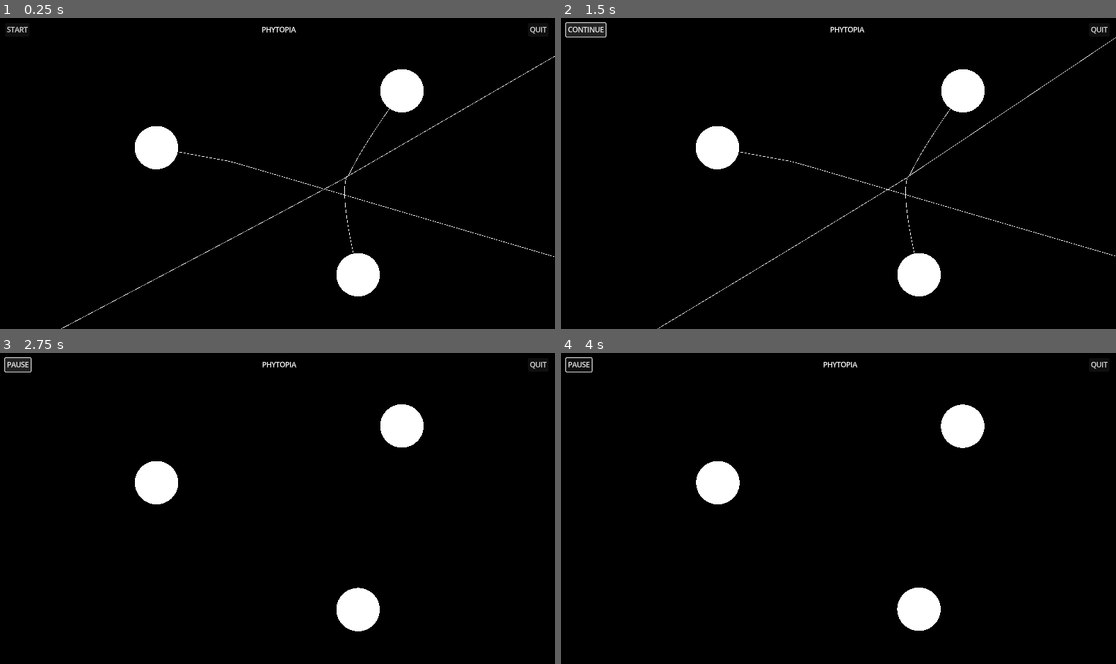
Above: before the commit, frames 1-4 (two rows, left to right).
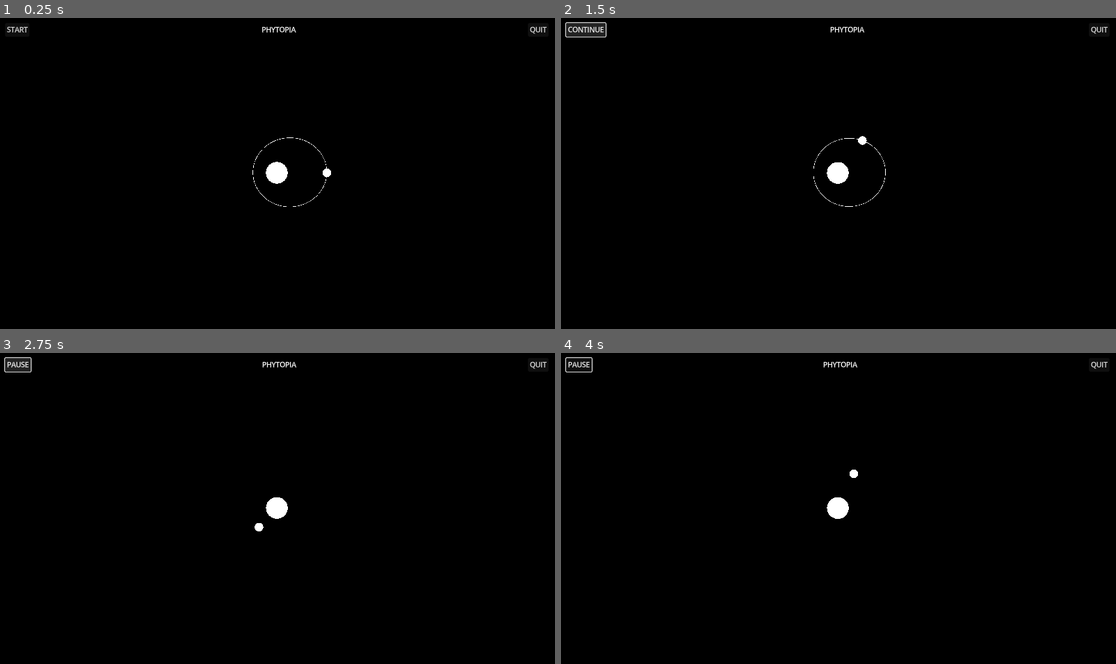
Above: after the commit, the same moments.

Repository: aishenreemo/space-demo
Game: Godot game, scene res://main.tscn
Two runs of this game, one before a commit and one after it. Both use one fixed random seed, a clock stepped at 60 frames per second and the inputs below.
Inputs (mouse positions are in pixels of both pictures, inside the frame that each line leads up to):
- Up to frame 1 (0.25 s): no input
- Up to frame 2 (1.5 s): click "START" at 0.5 s; click "PAUSE" at 1.25 s
- Up to frame 3 (2.75 s): click "CONTINUE" at 2 s
- Up to frame 4 (4 s): move the mouse to (960, 492) at 2.77 s; click (960, 492) at 2.92 s; drag from (727, 524) to (810, 570) at 3.52 s

The runs differ from the first frame. In frame 1, 3.1% of the frame differs, in the area x 11-100%, y 12-100%; in frame 2, 3.1%; in frame 3, 2.8%; in frame 4, 2.8%.

Commit message:
feat: updates

Diff:
--- a/main.tscn
+++ b/main.tscn
@@ -1,76 +1,40 @@
-[gd_scene load_steps=7 format=3 uid="uid://b6iw5po2tlcck"]
+[gd_scene load_steps=6 format=3 uid="uid://b6iw5po2tlcck"]
 
 [ext_resource type="PackedScene" uid="uid://bopkeljeop74l" path="res://scenes/celestial_body.tscn" id="1_cvdfw"]
 [ext_resource type="Script" path="res://scripts/main.gd" id="1_i1j4u"]
-[ext_resource type="Script" path="res://scripts/quit_button.gd" id="2_t8kej"]
-[ext_resource type="Script" path="res://scripts/state_button.gd" id="3_xewh1"]
+[ext_resource type="PackedScene" uid="uid://ltu0oxve8ru" path="res://scenes/canvas_layer.tscn" id="3_iaacc"]
 [ext_resource type="Script" path="res://scripts/camera_2d.gd" id="4_rops6"]
 [ext_resource type="Script" path="res://scripts/simulation.gd" id="4_vb0uj"]
 
 [node name="Main" type="Node2D"]
 script = ExtResource("1_i1j4u")
 
-[node name="Control" type="Control" parent="."]
+[node name="CanvasLayer" parent="." node_paths=PackedStringArray("simulation_node") instance=ExtResource("3_iaacc")]
+visible = false
+simulation_node = NodePath("../Simulation")
+
+[node name="Camera2D" type="Camera2D" parent="."]
 process_mode = 3
-layout_mode = 3
-anchors_preset = 0
-offset_left = -640.0
-offset_top = -360.0
-offset_right = 640.0
-offset_bottom = 360.0
-pivot_offset = Vector2(640, 360)
-
-[node name="MarginContainer" type="MarginContainer" parent="Control"]
-layout_mode = 2
-offset_right = 1280.0
-offset_bottom = 720.0
-theme_override_constants/margin_left = 15
-theme_override_constants/margin_top = 15
-theme_override_constants/margin_right = 15
-theme_override_constants/margin_bottom = 15
-
-[node name="VBoxContainer" type="VBoxContainer" parent="Control/MarginContainer"]
-layout_mode = 2
-
-[node name="HBoxContainer" type="HBoxContainer" parent="Control/MarginContainer/VBoxContainer"]
-layout_mode = 2
-theme_override_constants/separation = 10
-
-[node name="StateButton" type="Button" parent="Control/MarginContainer/VBoxContainer/HBoxContainer"]
-layout_mode = 2
-text = "START"
-script = ExtResource("3_xewh1")
-
-[node name="Title" type="Label" parent="Control/MarginContainer/VBoxContainer/HBoxContainer"]
-layout_mode = 2
-size_flags_horizontal = 3
-text = "PHYTOPIA"
-horizontal_alignment = 1
-
-[node name="QuitButton" type="Button" parent="Control/MarginContainer/VBoxContainer/HBoxContainer"]
-layout_mode = 2
-text = "QUIT"
-script = ExtResource("2_t8kej")
-
-[node name="Camera2D" type="Camera2D" parent="." node_paths=PackedStringArray("control_node")]
-process_mode = 3
+zoom = Vector2(0.5, 0.5)
+limit_left = -40960
+limit_top = -23040
+limit_right = 40960
+limit_bottom = 23040
+position_smoothing_enabled = true
+position_smoothing_speed = 10.0
+editor_draw_limits = true
 script = ExtResource("4_rops6")
-control_node = NodePath("../Control")
 
 [node name="Simulation" type="Node2D" parent="."]
 process_mode = 2
 script = ExtResource("4_vb0uj")
-prediction_duration = 100.0
+prediction_duration = 1.0
 gravitational_constant = 10000.0
 
 [node name="CelestialBody" parent="Simulation" instance=ExtResource("1_cvdfw")]
-position = Vector2(187, 235)
+mass = 20000.0
 
-[node name="CelestialBody3" parent="Simulation" instance=ExtResource("1_cvdfw")]
-position = Vector2(288, -189)
-
-[node name="CelestialBody4" parent="Simulation" instance=ExtResource("1_cvdfw")]
-position = Vector2(-277, -58)
-
-[connection signal="pressed" from="Control/MarginContainer/VBoxContainer/HBoxContainer/StateButton" to="Control/MarginContainer/VBoxContainer/HBoxContainer/StateButton" method="_on_pressed"]
-[connection signal="pressed" from="Control/MarginContainer/VBoxContainer/HBoxContainer/QuitButton" to="Control/MarginContainer/VBoxContainer/HBoxContainer/QuitButton" method="_on_pressed"]
+[node name="CelestialBody2" parent="Simulation" instance=ExtResource("1_cvdfw")]
+position = Vector2(230, 0)
+radius = 20.0
+initial_velocity = Vector2(0, 750)
--- a/project.godot
+++ b/project.godot
@@ -33,10 +33,27 @@
 theme/default_font_multichannel_signed_distance_field=true
 theme/default_font_generate_mipmaps=true
 
+[input]
+
+zoom_in={
+"deadzone": 0.5,
+"events": [Object(InputEventMouseButton,"resource_local_to_scene":false,"resource_name":"","device":-1,"window_id":0,"alt_pressed":false,"shift_pressed":false,"ctrl_pressed":false,"meta_pressed":false,"button_mask":0,"position":Vector2(0, 0),"global_position":Vector2(0, 0),"factor":1.0,"button_index":4,"canceled":false,"pressed":false,"double_click":false,"script":null)
+]
+}
+zoom_out={
+"deadzone": 0.5,
+"events": [Object(InputEventMouseButton,"resource_local_to_scene":false,"resource_name":"","device":-1,"window_id":0,"alt_pressed":false,"shift_pressed":false,"ctrl_pressed":false,"meta_pressed":false,"button_mask":0,"position":Vector2(0, 0),"global_position":Vector2(0, 0),"factor":1.0,"button_index":5,"canceled":false,"pressed":false,"double_click":false,"script":null)
+]
+}
+
 [physics]
 
+common/physics_ticks_per_second=120
+common/physics_jitter_fix=0.0
 2d/default_gravity=0.0
 2d/default_gravity_vector=Vector2(0, 0)
+2d/default_linear_damp=0.0
+2d/default_angular_damp=0.0
 
 [rendering]
 
--- /dev/null
+++ b/scenes/canvas_layer.tscn
@@ -0,0 +1,56 @@
+[gd_scene load_steps=4 format=3 uid="uid://ltu0oxve8ru"]
+
+[ext_resource type="Script" path="res://scripts/state_button.gd" id="1_bwaqt"]
+[ext_resource type="Script" path="res://scripts/canvas_layer.gd" id="1_esd8y"]
+[ext_resource type="Script" path="res://scripts/quit_button.gd" id="2_tc6m2"]
+
+[node name="CanvasLayer" type="CanvasLayer"]
+process_mode = 3
+script = ExtResource("1_esd8y")
+
+[node name="Control" type="Control" parent="."]
+process_mode = 3
+layout_mode = 3
+anchors_preset = 15
+anchor_right = 1.0
+anchor_bottom = 1.0
+grow_horizontal = 2
+grow_vertical = 2
+
+[node name="MarginContainer" type="MarginContainer" parent="Control"]
+layout_mode = 1
+anchors_preset = 15
+anchor_right = 1.0
+anchor_bottom = 1.0
+grow_horizontal = 2
+grow_vertical = 2
+theme_override_constants/margin_left = 15
+theme_override_constants/margin_top = 15
+theme_override_constants/margin_right = 15
+theme_override_constants/margin_bottom = 15
+
+[node name="VBoxContainer" type="VBoxContainer" parent="Control/MarginContainer"]
+layout_mode = 2
+
+[node name="HBoxContainer" type="HBoxContainer" parent="Control/MarginContainer/VBoxContainer"]
+layout_mode = 2
+theme_override_constants/separation = 10
+
+[node name="StateButton" type="Button" parent="Control/MarginContainer/VBoxContainer/HBoxContainer"]
+layout_mode = 2
+text = "START"
+script = ExtResource("1_bwaqt")
+
+[node name="Title" type="Label" parent="Control/MarginContainer/VBoxContainer/HBoxContainer"]
+layout_mode = 2
+size_flags_horizontal = 3
+text = "PHYTOPIA"
+horizontal_alignment = 1
+
+[node name="QuitButton" type="Button" parent="Control/MarginContainer/VBoxContainer/HBoxContainer"]
+layout_mode = 2
+text = "QUIT"
+script = ExtResource("2_tc6m2")
+
+[connection signal="pressed" from="Control/MarginContainer/VBoxContainer/HBoxContainer/StateButton" to="Control/MarginContainer/VBoxContainer/HBoxContainer/StateButton" method="_on_pressed"]
+[connection signal="pressed" from="Control/MarginContainer/VBoxContainer/HBoxContainer/QuitButton" to="Control/MarginContainer/VBoxContainer/HBoxContainer/QuitButton" method="_on_pressed"]
--- a/scenes/celestial_body.tscn
+++ b/scenes/celestial_body.tscn
@@ -26,13 +26,13 @@
 mass = 10.0
 gravity_scale = 0.0
 lock_rotation = true
+custom_integrator = true
 linear_damp_mode = 1
 angular_damp_mode = 1
 script = ExtResource("3_mdot7")
 
 [node name="CollisionShape2D" type="CollisionShape2D" parent="RigidBody2D"]
-shape = SubResource("CircleShape2D_uqfl5")
-disabled = true
+shape = SubResource("CircleShape2D_wkrdv")
 
 [node name="MeshInstance2D" type="MeshInstance2D" parent="RigidBody2D"]
-mesh = SubResource("SphereMesh_cgjl8")
+mesh = SubResource("SphereMesh_fe3pc")
--- a/scripts/camera_2d.gd
+++ b/scripts/camera_2d.gd
@@ -1,27 +1,61 @@
 extends Camera2D
 
-@export var control_node: Control
+@export var maximum_zoom: Vector2 = Vector2(64.0, 64.0)
+@export var minimum_zoom: Vector2 = Vector2(1.0 / 64.0, 1 / 64.0)
 var is_dragging: bool
 
-func _get_configuration_warnings() -> PackedStringArray:
-	if control_node != null:
-		return ["Control node is missing."]
-	return []
+func _ready() -> void:
+	var screen_size = get_viewport().size as Vector2
+	var limit_rect = Vector2(
+		self.limit_right - self.limit_left,
+		self.limit_bottom - self.limit_top
+	)
+
+	self.maximum_zoom.x = min(self.maximum_zoom.x, (limit_rect / screen_size).x)
+	self.maximum_zoom.y = min(self.maximum_zoom.y, (limit_rect / screen_size).y)
+	self.minimum_zoom.x = max(self.minimum_zoom.x, (screen_size / limit_rect).x)
+	self.minimum_zoom.y = max(self.minimum_zoom.y, (screen_size / limit_rect).y)
+
+func _process(_delta: float) -> void:
+	var screen_size = get_viewport().size
+	var minimum_position = Vector2(
+		0.5 * screen_size.x * (1.0 / self.zoom.x) + self.limit_left,
+		0.5 * screen_size.y * (1.0 / self.zoom.y) + self.limit_top,
+	)
+	var maximum_position = Vector2(
+		-0.5 * screen_size.x * (1.0 / self.zoom.x) + self.limit_right,
+		-0.5 * screen_size.y * (1.0 / self.zoom.y) + self.limit_bottom,
+	)
+
+	self.position.x = clamp(self.position.x, minimum_position.x, maximum_position.x)
+	self.position.y = clamp(self.position.y, minimum_position.y, maximum_position.y)
 
 func _input(event: InputEvent) -> void:
 	if event is InputEventMouseMotion and is_dragging:
 		self.position -= event.relative / self.zoom
-		var screen_size = get_viewport().size as Vector2
-		self.control_node.position = self.position - screen_size / 2
+
+	var delta_zoom = 1.05
+	var old_position = get_global_mouse_position()
+	var is_zoomed = false
 
 	if event is InputEventMouseButton:
+		if event.shift_pressed:
+			delta_zoom = 1.1
+
 		if event.button_index == MOUSE_BUTTON_MIDDLE:
 			self.is_dragging = event.pressed
 		elif event.button_index == MOUSE_BUTTON_WHEEL_UP:
-			self.zoom += Vector2(0.005, 0.005)
-			self.zoom = clamp(zoom, Vector2(0.01, 0.01), Vector2(20.0, 20.0))
-			self.control_node.scale = Vector2.ONE / self.zoom
+			self.zoom *= delta_zoom
+			is_zoomed = true
 		elif event.button_index == MOUSE_BUTTON_WHEEL_DOWN:
-			self.zoom -= Vector2(0.005, 0.005)
-			self.zoom = clamp(zoom, Vector2(0.1, 0.1), Vector2(20.0, 20.0))
-			self.control_node.scale = Vector2.ONE / self.zoom
+			self.zoom /= delta_zoom
+			is_zoomed = true
+
+	if !is_zoomed:
+		return
+
+	var new_position = get_global_mouse_position()
+	if self.zoom * 1.00001 < self.maximum_zoom:
+		self.global_position += old_position - new_position
+
+	self.zoom = clamp(self.zoom, self.minimum_zoom, self.maximum_zoom)
--- /dev/null
+++ b/scripts/canvas_layer.gd
@@ -0,0 +1,4 @@
+extends CanvasLayer
+
+@export var simulation_node: NBodySimulation
+@export var selected_bodies: Array[CelestialBody]
--- a/scripts/main.gd
+++ b/scripts/main.gd
@@ -2,6 +2,7 @@
 
 func _ready() -> void:
 	get_tree().paused = true
+	$CanvasLayer.show()
 
 func _process(delta: float) -> void:
 	pass
--- a/scripts/rigid_body_2d.gd
+++ b/scripts/rigid_body_2d.gd
@@ -5,8 +5,7 @@
 	self.position = owner.position
 	owner.position = Vector2.ZERO
 
-func _physics_process(delta: float) -> void:
-	var time_step = delta * 0.5
+func _integrate_forces(state: PhysicsDirectBodyState2D) -> void:
 	var parent = owner.get_parent() as NBodySimulation
 	var bodies = parent.get_children() as Array[CelestialBody]
 	var rbodies = bodies.map(func(b): return b.get_node("RigidBody2D") as RigidBody2D)
@@ -24,4 +23,4 @@
 			body.position
 		)
 
-	self.linear_velocity += (force / self.mass) * time_step
+	state.linear_velocity += (force / self.mass) * state.step
--- a/scripts/simulation.gd
+++ b/scripts/simulation.gd
@@ -13,7 +13,6 @@
 	var bodies = self.get_children() as Array[CelestialBody]
 	var trj_map_fn = func(b): return b.get_node("Trajectory2D") as Line2D
 	var trajectories = bodies.map(trj_map_fn)
-	var time_step = delta * 0.5
 
 	if bodies.size() != trajectories.size():
 		push_error("Body and trajectory sizes mismatch.")
@@ -34,19 +33,19 @@
 	var masses = bodies.map(mmap_fn)
 	var positions = rbodies.map(pmap_fn)
 	var velocities = rbodies.map(vmap_fn)
-
 	while current_time < self.prediction_duration:
 		var forces = NBodySimulation.calculate_forces(
 			self.gravitational_constant,
 			masses,
 			positions
 		)
+
 		for i in forces.size():
-			velocities[i] += (forces[i] / masses[i]) * time_step
+			velocities[i] += (forces[i] / masses[i]) * delta
 			positions[i] += velocities[i] * delta
 			trajectories[i].add_point(positions[i])
 
-		current_time += time_step
+		current_time += delta
 
 static func calculate_forces(
 	gc: float,
@@ -71,7 +70,13 @@
 			if a == b:
 				continue
 
-			force += NBodySimulation.calculate_force(gc, mass_a, mass_b, pos_a, pos_b)
+			force += NBodySimulation.calculate_force(
+				gc,
+				mass_a,
+				mass_b,
+				pos_a,
+				pos_b
+			)
 
 		out.push_back(force)
 
--- a/scripts/state_button.gd
+++ b/scripts/state_button.gd
@@ -11,10 +11,10 @@
 	self.text = "PAUSE" if tree.paused else "CONTINUE"
 	get_tree().paused = !tree.paused
 
-	var simulation = owner.get_node("Simulation")
-	var bodies = simulation.get_children()
-	for body in bodies:
-		var trajectory = body.get_node("Trajectory2D")
-		trajectory.visible = tree.paused
-		if tree.paused:
-			trajectory.clear_points()
+	if owner.simulation_node is NBodySimulation:
+		var bodies = owner.simulation_node.get_children()
+		for body in bodies:
+			var trajectory = body.get_node("Trajectory2D")
+			trajectory.visible = tree.paused
+			if tree.paused:
+				trajectory.clear_points()
Not shown: 1 places in scenes/celestial_body.tscn that only renumber resources
